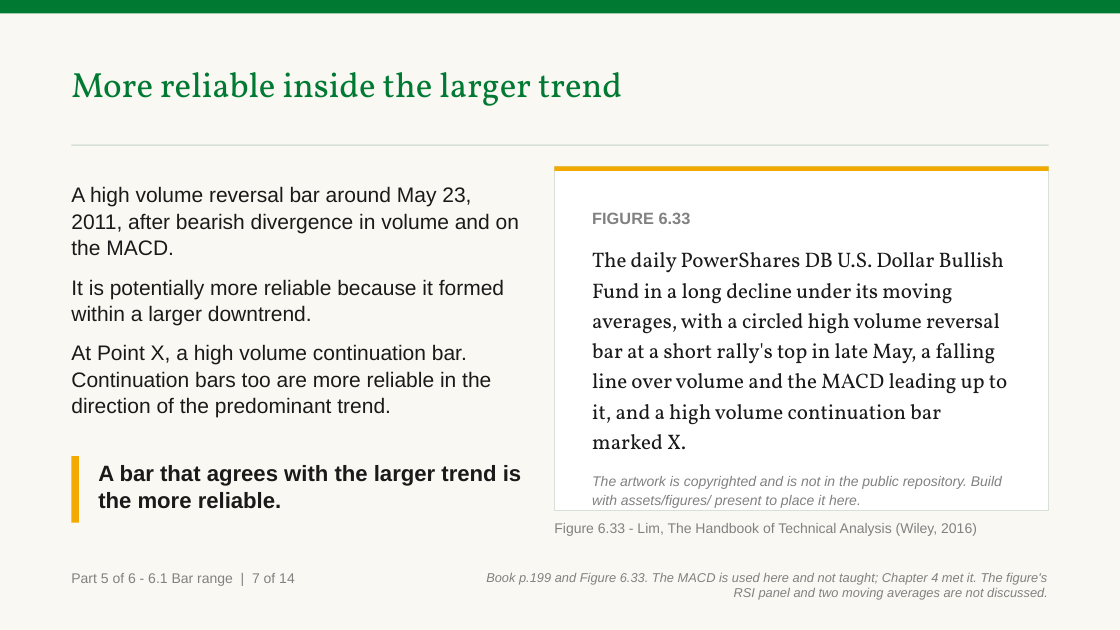
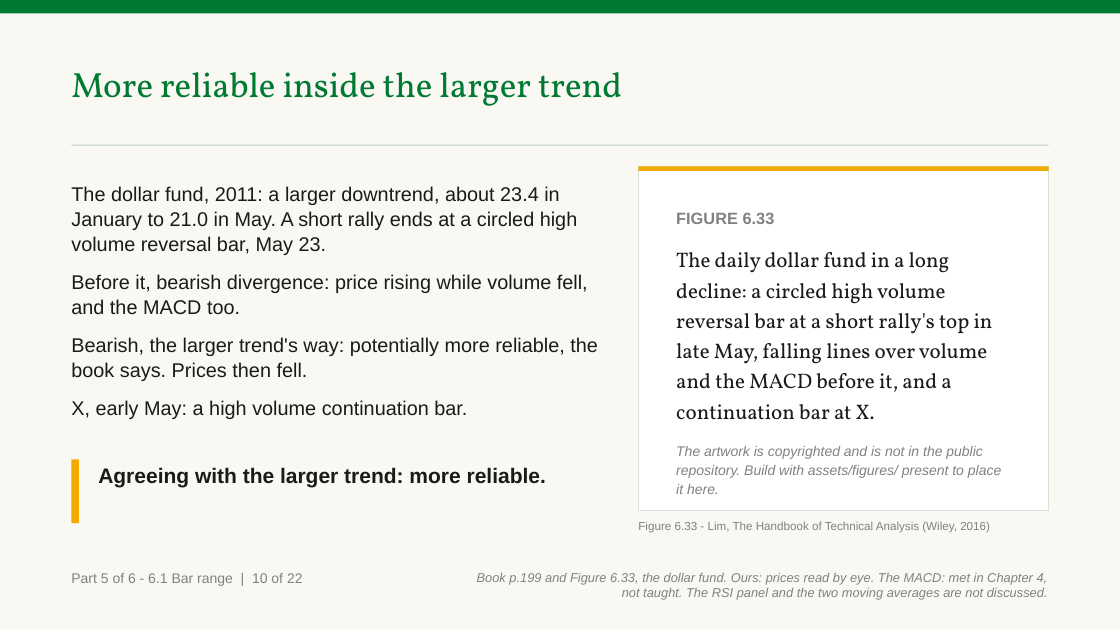
Before and after one commit to benjiesotelo-sudo/Telos_FIN1209, a slide deck: slide 123 of chapter-06/FIN1209-Chapter-06.pptx (slide 120 before the commit). Drawn at 1120x630 pixels with LibreOffice and Linux fonts; fonts in the diff are those of the drawing. Boxes give left, top, right and bottom in pixels: in the first picture for what was removed or moved away, otherwise in the second. Text is boxed around its words. In the diff, an @@ line names an element or a change of style, - is before the commit and + after.

```diff
--- a/chapter-06/FIN1209-Chapter-06.pptx
+++ b/chapter-06/FIN1209-Chapter-06.pptx
@@ rectangle resized from (x1=555, y1=166, x2=1049, y2=511) to (x1=639, y1=166, x2=1049, y2=511) @@
@@ rectangle resized from (x1=555, y1=166, x2=1049, y2=171) to (x1=639, y1=166, x2=1049, y2=171) @@
@@ text at (x1=71, y1=186, x2=598, y2=419): text changed; size 18 to 17 pt @@
-A high volume reversal bar around May 23, 2011, after bearish divergence in volume and on the MACD.
-It is potentially more reliable because it formed within a larger downtrend.
-At Point X, a high volume continuation bar. Continuation bars too are more reliable in the direction of the predominant trend.
+The dollar fund, 2011: a larger downtrend, about 23.4 in January to 21.0 in May. A short rally ends at a circled high volume reversal bar, May 23.
+Before it, bearish divergence: price rising while volume fell, and the MACD too.
+Bearish, the larger trend's way: potentially more reliable, the book says. Prices then fell.
+X, early May: a high volume continuation bar.
@@ text "FIGURE 6.33" moved from (x1=592, y1=212, x2=1007, y2=508) to (x1=676, y1=212, x2=1001, y2=494) @@
@@ text at (x1=676, y1=252, x2=993, y2=419): text changed @@
-The daily PowerShares DB U.S. Dollar Bullish Fund in a long decline under its moving averages, with a circled high volume reversal bar at a short rally's top in late May, a falling line over volume and the MACD leading up to it, and a high volume continuation bar marked X.
+The daily dollar fund in a long decline: a circled high volume reversal bar at a short rally's top in late May, falling lines over volume and the MACD before it, and a continuation bar at X.
@@ rectangle resized from (x1=71, y1=456, x2=79, y2=523) to (x1=71, y1=460, x2=79, y2=523) @@
@@ text at (x1=98, y1=467, x2=546, y2=488): text changed; size 19 to 18 pt @@
-A bar that agrees with the larger trend is the more reliable.
+Agreeing with the larger trend: more reliable.
@@ text "Figure 6.33 - Lim, The ..." moved from (x1=554, y1=523, x2=977, y2=536) to (x1=638, y1=521, x2=990, y2=533) @@
@@ text "Figure 6.33 - Lim, The ..." at (x1=638, y1=521, x2=990, y2=533): size 12 to 10 pt @@
@@ text at (x1=71, y1=573, x2=303, y2=586): text changed @@
-Part 5 of 6 - 6.1 Bar range | 7 of 14
+Part 5 of 6 - 6.1 Bar range | 10 of 22
@@ text at (x1=477, y1=573, x2=1048, y2=600): text changed @@
-Book p.199 and Figure 6.33. The MACD is used here and not taught; Chapter 4 met it. The figure's RSI panel and two moving averages are not discussed.
+Book p.199 and Figure 6.33, the dollar fund. Ours: prices read by eye. The MACD: met in Chapter 4, not taught. The RSI panel and the two moving averages are not discussed.
```
Also in this commit, not shown: 13 other slides changed, 8 slides added, 2 other files.
